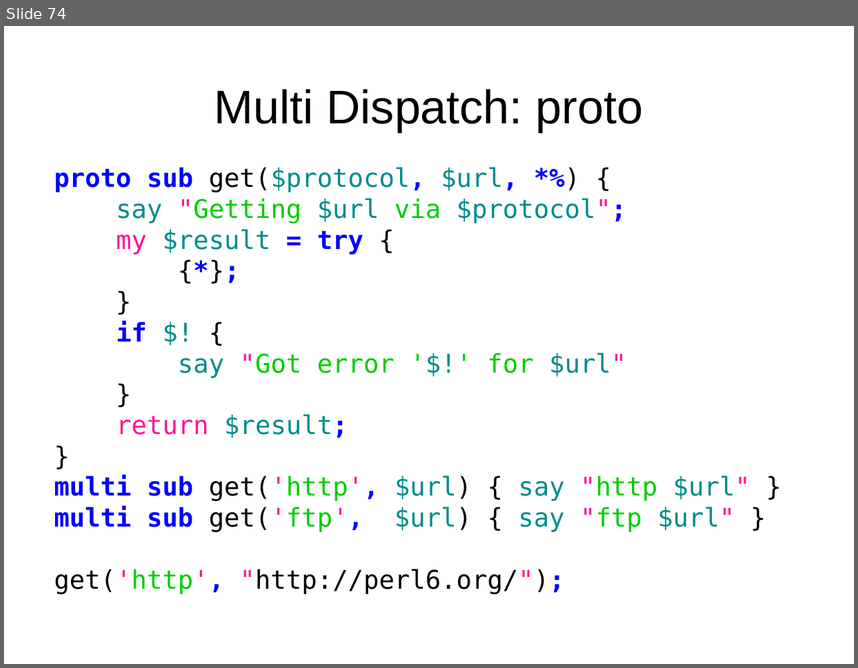
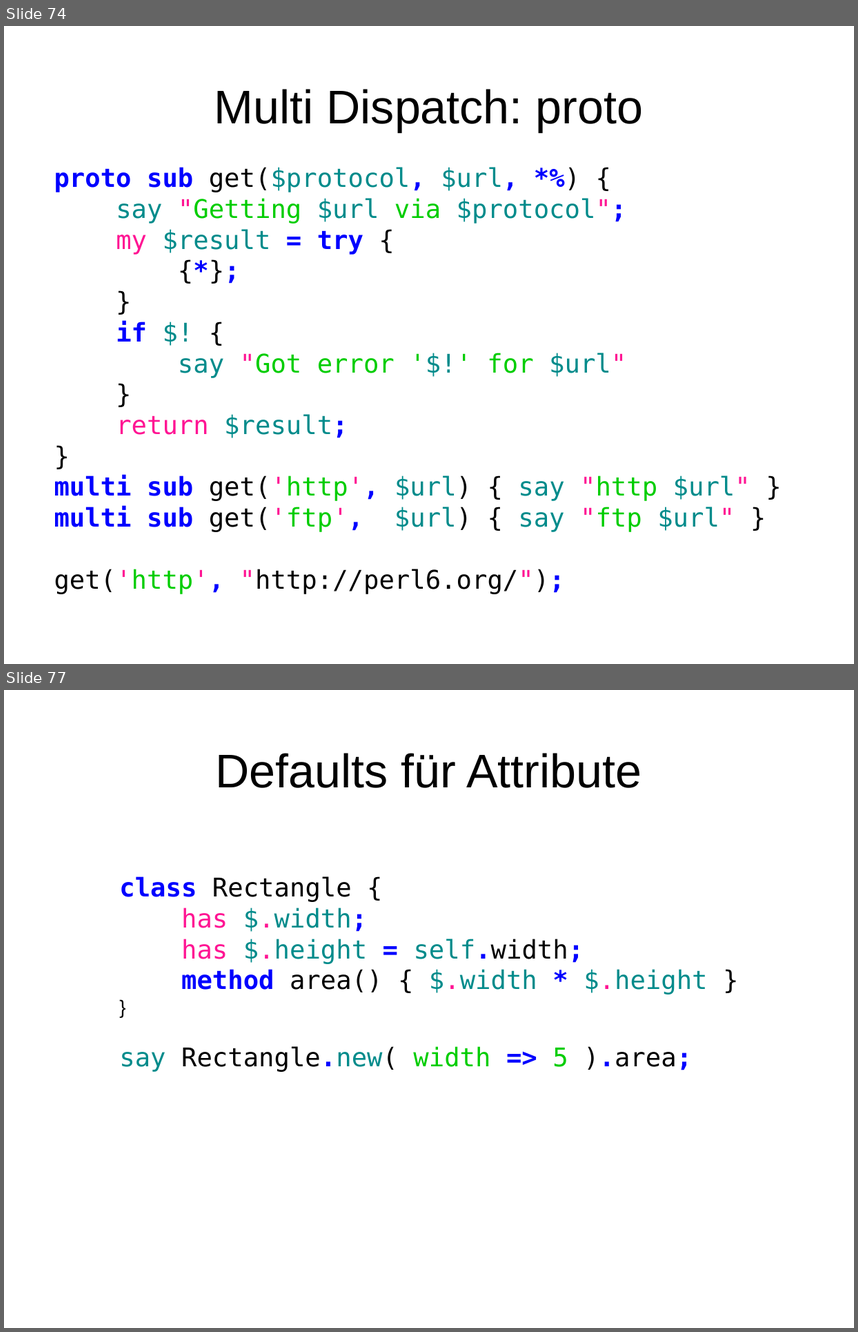
Before and after one commit to moritz/perl6-training-de, a slide deck: schulung.odp. Shown one above the other, each under a label of ours: slide 74 before the commit, slides 74 and 77 after it; the slides between them are not shown. The pictures are 858x668 and 858x1332 pixels, drawn with LibreOffice and Linux fonts; fonts in the diff are those of the drawing. Boxes give left, top, right and bottom in pixels: in the first picture for what was removed or moved away, otherwise in the second. Text is boxed around its words. In the diff, an @@ line names an element or a change of style, - is before the commit and + after.

```diff
--- a/schulung.odp
+++ b/schulung.odp
@@ slide 77 added at (x1=4, y1=690, x2=854, y2=1328), background #FFFFFF @@
@@ title added at (x1=215, y1=753, x2=642, y2=788), 44 pt, text #000000 @@
+Defaults für Attribute
@@ text added at (x1=119, y1=876, x2=707, y2=1072), 24 pt, text #000000 @@
+class Rectangle {
+has $.width;
+has $.height = self.width;
+method area() { $.width * $.height }
+}
+say Rectangle.new( width => 5 ).area;
```
Also in this commit, not shown: 6 slides changed, 5 other slides added, 3 other files.
